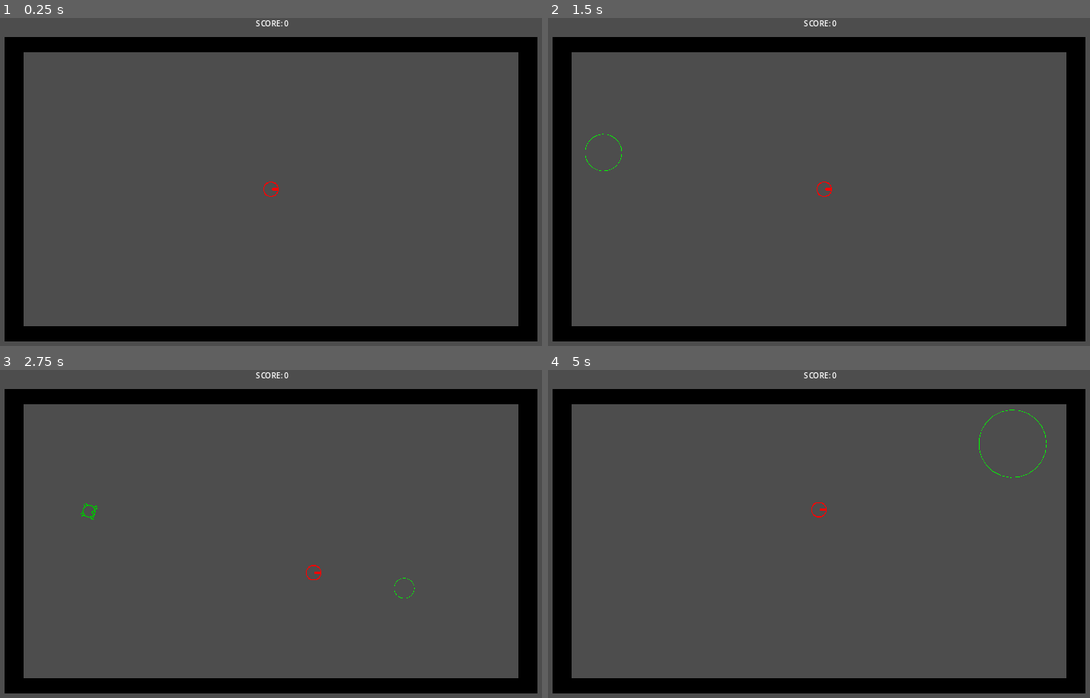
Above: before the commit, frames 1-4 (two rows, left to right).
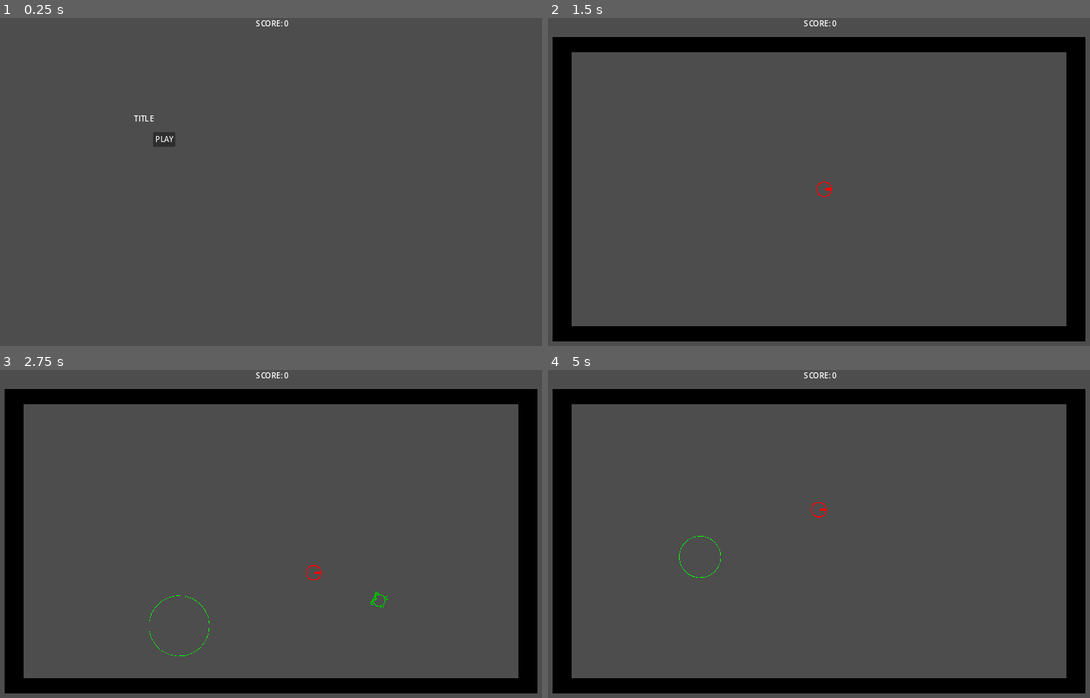
Above: after the commit, the same moments.

Repository: captaindecoy/maze
Game: Godot game, scene res://scenes/game.tscn
The game is run twice, just before and just after one commit, with the same random seed, the same clock (stepped at 60 frames per second) and the same inputs.
Inputs (mouse positions are in pixels of both pictures, inside the frame that each line leads up to):
- Up to frame 1 (0.25 s): no input
- Up to frame 2 (1.5 s): click (710, 139) at 0.5 s, where only the run after the commit has a clickable "PLAY"; hold Right (move_right) from 1.28 s (still down)
- Up to frame 3 (2.75 s): release Right (move_right) at 2.03 s; hold Down (move_down) from 2.03 s (still down)
- Up to frame 4 (5 s): release Down (move_down) at 2.78 s; hold Right (move_right) 2.78-3.5 s; click (710, 491) at 3.5 s, where only the run after the commit has a clickable "PLAY"; tap Enter at 4.25 s; hold Up (move_up) from 4.28 s (still down)

The runs differ from the first frame. In frame 1, 15% of the frame differs, in the area x 0-100%, y 5-99%; in frame 2, less than 0.1%; in frame 3, 0.1%; in frame 4, 0.1%.

Commit message:
- Restructuring project for better modularity around levels, title screen, etc - Added Button node for better control, testing buttons

Diff:
--- a/project.godot
+++ b/project.godot
@@ -78,6 +78,11 @@
 , Object(InputEventJoypadButton,"resource_local_to_scene":false,"resource_name":"","device":-1,"button_index":6,"pressure":0.0,"pressed":true,"script":null)
 ]
 }
+a_button={
+"deadzone": 0.5,
+"events": [Object(InputEventJoypadButton,"resource_local_to_scene":false,"resource_name":"","device":-1,"button_index":0,"pressure":0.0,"pressed":true,"script":null)
+]
+}
 
 [rendering]
 
--- a/scenes/game.tscn
+++ b/scenes/game.tscn
@@ -1,13 +1,7 @@
-[gd_scene load_steps=7 format=3 uid="uid://cl5cf0f1tn2v4"]
+[gd_scene load_steps=3 format=3 uid="uid://cl5cf0f1tn2v4"]
 
 [ext_resource type="Script" path="res://scripts/game.gd" id="1_dwrw0"]
-[ext_resource type="PackedScene" uid="uid://dt7uhhsb2g1xw" path="res://scenes/player.tscn" id="2_kjlow"]
-[ext_resource type="Texture2D" uid="uid://dl47dhtsvaa6c" path="res://art/black_pixel.png" id="4_4s14d"]
 [ext_resource type="Script" path="res://scripts/camera2D.gd" id="5_cg1sd"]
-[ext_resource type="Script" path="res://scripts/spawner.gd" id="5_v8ohd"]
-
-[sub_resource type="RectangleShape2D" id="RectangleShape2D_i68bs"]
-size = Vector2(40, 16)
 
 [node name="Game" type="Node2D"]
 process_mode = 3
@@ -23,65 +17,3 @@
 offset_top = -200.0
 offset_right = 316.0
 offset_bottom = -174.0
-
-[node name="TestLevel" type="Node2D" parent="."]
-
-[node name="Player" parent="TestLevel" instance=ExtResource("2_kjlow")]
-
-[node name="Spawner" type="Node2D" parent="TestLevel"]
-process_mode = 1
-script = ExtResource("5_v8ohd")
-
-[node name="Walls" type="Node" parent="TestLevel"]
-
-[node name="NorthWall" type="StaticBody2D" parent="TestLevel/Walls"]
-position = Vector2(288, -144)
-scale = Vector2(28, 2)
-collision_layer = 3
-metadata/_edit_group_ = true
-
-[node name="WhitePixelpng" type="Sprite2D" parent="TestLevel/Walls/NorthWall"]
-scale = Vector2(40, 16)
-texture = ExtResource("4_4s14d")
-
-[node name="CollisionShape2D" type="CollisionShape2D" parent="TestLevel/Walls/NorthWall"]
-shape = SubResource("RectangleShape2D_i68bs")
-
-[node name="WestWall" type="StaticBody2D" parent="TestLevel/Walls"]
-position = Vector2(-252, 160)
-scale = Vector2(1, 38)
-collision_layer = 3
-metadata/_edit_group_ = true
-
-[node name="WhitePixelpng" type="Sprite2D" parent="TestLevel/Walls/WestWall"]
-scale = Vector2(40, 16)
-texture = ExtResource("4_4s14d")
-
-[node name="CollisionShape2D" type="CollisionShape2D" parent="TestLevel/Walls/WestWall"]
-shape = SubResource("RectangleShape2D_i68bs")
-
-[node name="EastWall" type="StaticBody2D" parent="TestLevel/Walls"]
-position = Vector2(828, 160)
-scale = Vector2(1, 38)
-collision_layer = 3
-metadata/_edit_group_ = true
-
-[node name="WhitePixelpng" type="Sprite2D" parent="TestLevel/Walls/EastWall"]
-scale = Vector2(40, 16)
-texture = ExtResource("4_4s14d")
-
-[node name="CollisionShape2D" type="CollisionShape2D" parent="TestLevel/Walls/EastWall"]
-shape = SubResource("RectangleShape2D_i68bs")
-
-[node name="SouthWall" type="StaticBody2D" parent="TestLevel/Walls"]
-position = Vector2(288, 464)
-scale = Vector2(28, 2)
-collision_layer = 3
-metadata/_edit_group_ = true
-
-[node name="WhitePixelpng" type="Sprite2D" parent="TestLevel/Walls/SouthWall"]
-scale = Vector2(40, 16)
-texture = ExtResource("4_4s14d")
-
-[node name="CollisionShape2D" type="CollisionShape2D" parent="TestLevel/Walls/SouthWall"]
-shape = SubResource("RectangleShape2D_i68bs")
--- /dev/null
+++ b/scenes/test_level.tscn
@@ -0,0 +1,70 @@
+[gd_scene load_steps=5 format=3 uid="uid://b7xva1stgpoy6"]
+
+[ext_resource type="PackedScene" uid="uid://dt7uhhsb2g1xw" path="res://scenes/player.tscn" id="1_xsh67"]
+[ext_resource type="Script" path="res://scripts/spawner.gd" id="2_1vmmg"]
+[ext_resource type="Texture2D" uid="uid://dl47dhtsvaa6c" path="res://art/black_pixel.png" id="3_30moj"]
+
+[sub_resource type="RectangleShape2D" id="RectangleShape2D_i68bs"]
+size = Vector2(40, 16)
+
+[node name="TestLevel" type="Node2D"]
+
+[node name="Player" parent="." instance=ExtResource("1_xsh67")]
+
+[node name="Spawner" type="Node2D" parent="."]
+process_mode = 1
+script = ExtResource("2_1vmmg")
+
+[node name="Walls" type="Node" parent="."]
+
+[node name="NorthWall" type="StaticBody2D" parent="Walls"]
+position = Vector2(288, -144)
+scale = Vector2(28, 2)
+collision_layer = 3
+metadata/_edit_group_ = true
+
+[node name="WhitePixelpng" type="Sprite2D" parent="Walls/NorthWall"]
+scale = Vector2(40, 16)
+texture = ExtResource("3_30moj")
+
+[node name="CollisionShape2D" type="CollisionShape2D" parent="Walls/NorthWall"]
+shape = SubResource("RectangleShape2D_i68bs")
+
+[node name="WestWall" type="StaticBody2D" parent="Walls"]
+position = Vector2(-252, 160)
+scale = Vector2(1, 38)
+collision_layer = 3
+metadata/_edit_group_ = true
+
+[node name="WhitePixelpng" type="Sprite2D" parent="Walls/WestWall"]
+scale = Vector2(40, 16)
+texture = ExtResource("3_30moj")
+
+[node name="CollisionShape2D" type="CollisionShape2D" parent="Walls/WestWall"]
+shape = SubResource("RectangleShape2D_i68bs")
+
+[node name="EastWall" type="StaticBody2D" parent="Walls"]
+position = Vector2(828, 160)
+scale = Vector2(1, 38)
+collision_layer = 3
+metadata/_edit_group_ = true
+
+[node name="WhitePixelpng" type="Sprite2D" parent="Walls/EastWall"]
+scale = Vector2(40, 16)
+texture = ExtResource("3_30moj")
+
+[node name="CollisionShape2D" type="CollisionShape2D" parent="Walls/EastWall"]
+shape = SubResource("RectangleShape2D_i68bs")
+
+[node name="SouthWall" type="StaticBody2D" parent="Walls"]
+position = Vector2(288, 464)
+scale = Vector2(28, 2)
+collision_layer = 3
+metadata/_edit_group_ = true
+
+[node name="WhitePixelpng" type="Sprite2D" parent="Walls/SouthWall"]
+scale = Vector2(40, 16)
+texture = ExtResource("3_30moj")
+
+[node name="CollisionShape2D" type="CollisionShape2D" parent="Walls/SouthWall"]
+shape = SubResource("RectangleShape2D_i68bs")
--- /dev/null
+++ b/scenes/title_screen.tscn
@@ -0,0 +1,18 @@
+[gd_scene load_steps=2 format=3 uid="uid://ds4xu6d60unpy"]
+
+[ext_resource type="Script" path="res://scripts/play_button.gd" id="1_74ton"]
+
+[node name="TitleScreen" type="Node2D"]
+
+[node name="PlayButton" type="Button" parent="."]
+offset_left = 40.0
+offset_top = 40.0
+offset_right = 87.0
+offset_bottom = 71.0
+text = "PLAY"
+script = ExtResource("1_74ton")
+
+[node name="Label" type="Label" parent="."]
+offset_right = 40.0
+offset_bottom = 23.0
+text = "TITLE"
--- a/scripts/Spawner.gd
+++ b/scripts/Spawner.gd
@@ -22,8 +22,9 @@
 		var instance = baddie01_scene.instantiate()
 		instance.position = Vector2(randi_range(-170, 760),randi_range(-64, 364))
 		#instance.PlayerNodePath = get_node("Player")
-		get_parent().add_child(instance)
+		owner.add_child(instance)
 		#add_child(instance)
-		instance.died.connect(owner._on_baddie01_died)
+		#print(owner)
+		instance.died.connect(owner.get_parent()._on_baddie01_died)
 		timer = 1.0
 	pass
--- a/scripts/game.gd
+++ b/scripts/game.gd
@@ -2,6 +2,7 @@
 
 class_name Game
 
+var test_scene = preload("res://scenes/title_screen.tscn")
 var score : int = 0
 #var shake : float = 0
 #var starting_position : Vector2
@@ -10,7 +11,9 @@
 func _ready():
 	$ScoreLabel.text = "SCORE: " + str(score)
 #	starting_position = position
-	pass # Replace with function body.
+	#pass # Replace with function body.
+	var instance = test_scene.instantiate()
+	add_child(instance)
 
 #func _unhandled_input(event):
 #	print(event.as_text())
@@ -18,6 +21,11 @@
 # Called every frame. 'delta' is the elapsed time since the previous frame.
 func _process(delta):
 #	position = starting_position
+#	if Input.is_action_just_pressed("move_right"):
+#		var instance2 = test_scene.instantiate()
+#		#if owner:
+#		add_child(instance2)
+#		pass
 	if Input.is_action_just_pressed("pause"):
 		get_tree().paused = !(get_tree().paused)
 	if Input.is_action_just_pressed('toggle_fullscreen'):
--- /dev/null
+++ b/scripts/play_button.gd
@@ -0,0 +1,19 @@
+extends Button
+
+var test_scene = preload("res://scenes/test_level.tscn")
+
+# Called when the node enters the scene tree for the first time.
+func _ready():
+	pressed.connect(self._button_pressed)
+	pass # Replace with function body.
+
+func _process(delta):
+	if Input.is_action_pressed('a_button'):
+		_button_pressed()
+
+func _button_pressed():
+	#print(get_tree().get_root().name)
+	var instance2 = test_scene.instantiate()
+	$"../..".add_child(instance2)
+	get_parent().queue_free()
+	#queue_free()
